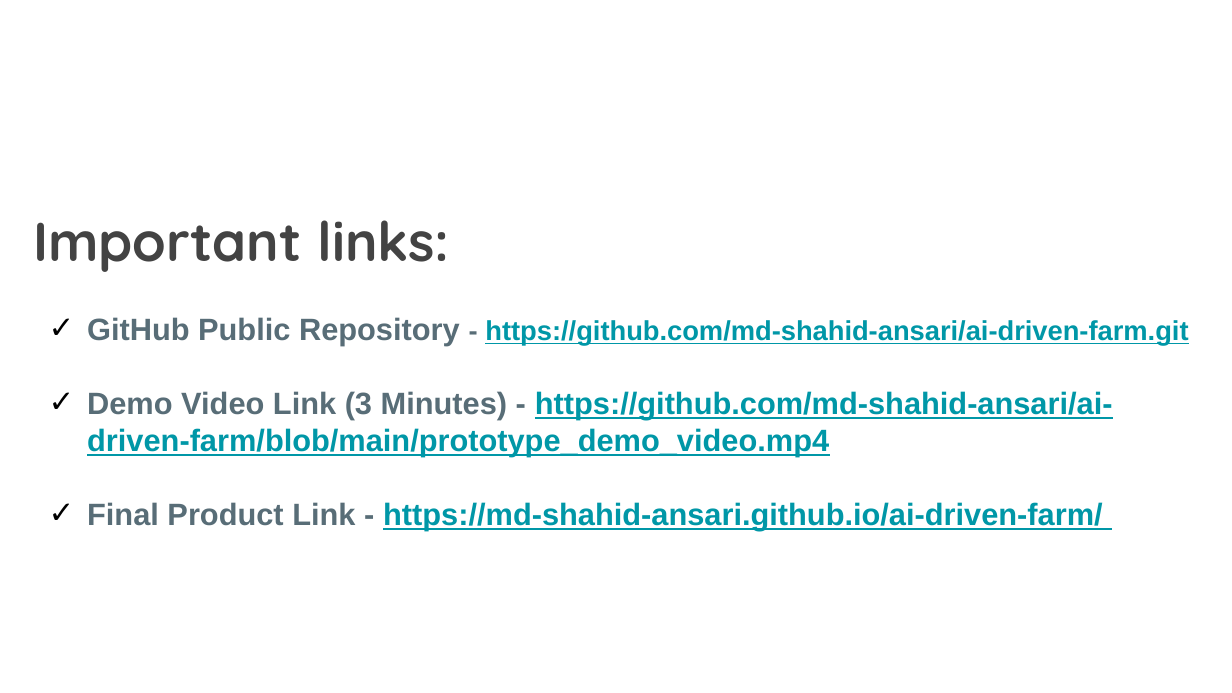
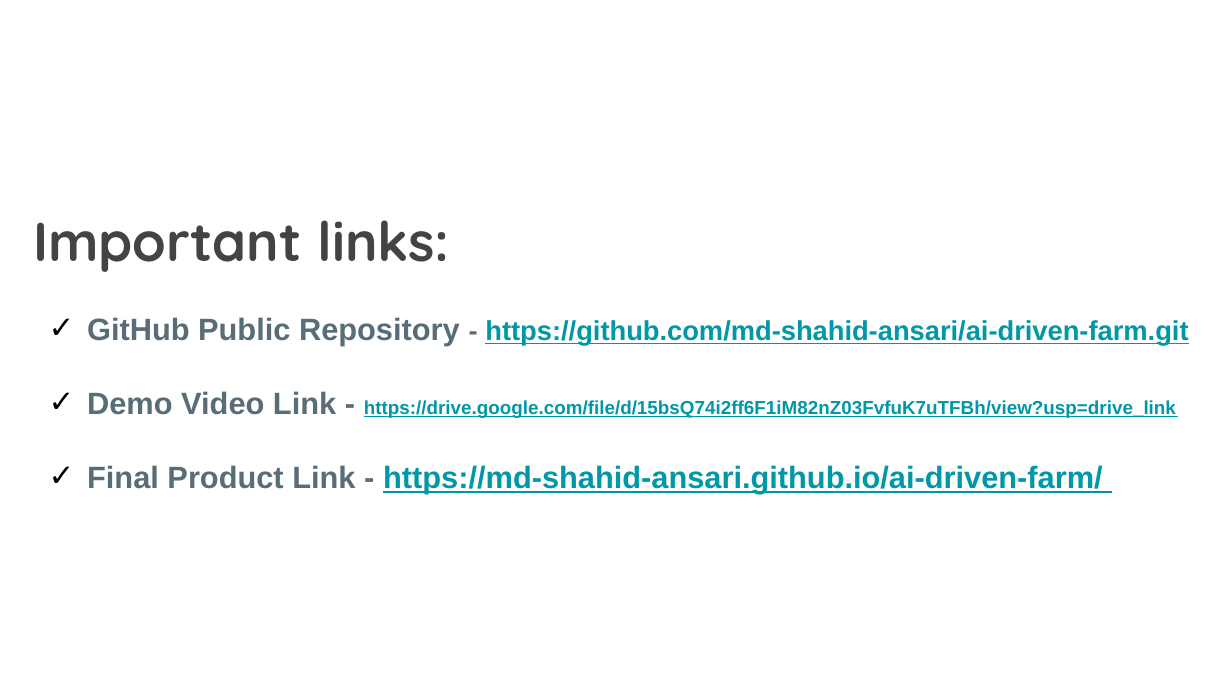
Before and after one commit to md-shahid-ansari/ai-driven-farm, a slide deck: slide 11 of SmartCrop Innovators Idea.pptx. Drawn at 1232x693 pixels with LibreOffice and Linux fonts; fonts in the diff are those of the drawing; background and template pictures are left out. Boxes give left, top, right and bottom in pixels: in the first picture for what was removed or moved away, otherwise in the second. Text is boxed around its words. In the diff, an @@ line names an element or a change of style, - is before the commit and + after.

Commit message:
prototype ppt pdf added

```diff
--- a/SmartCrop Innovators Idea.pptx
+++ b/SmartCrop Innovators Idea.pptx
@@ text at (87, 391, 1176, 418): text changed; size 18 to 11 pt @@
-✓ Demo Video Link (3 Minutes) - https://github.com/md-shahid-ansari/ai-driven-farm/blob/main/prototype_demo_video.mp4
+✓ Demo Video Link - https://drive.google.com/file/d/15bsQ74i2ff6F1iM82nZ03FvfuK7uTFBh/view?usp=drive_link
```
Also in this commit, not shown: 2 other files.
